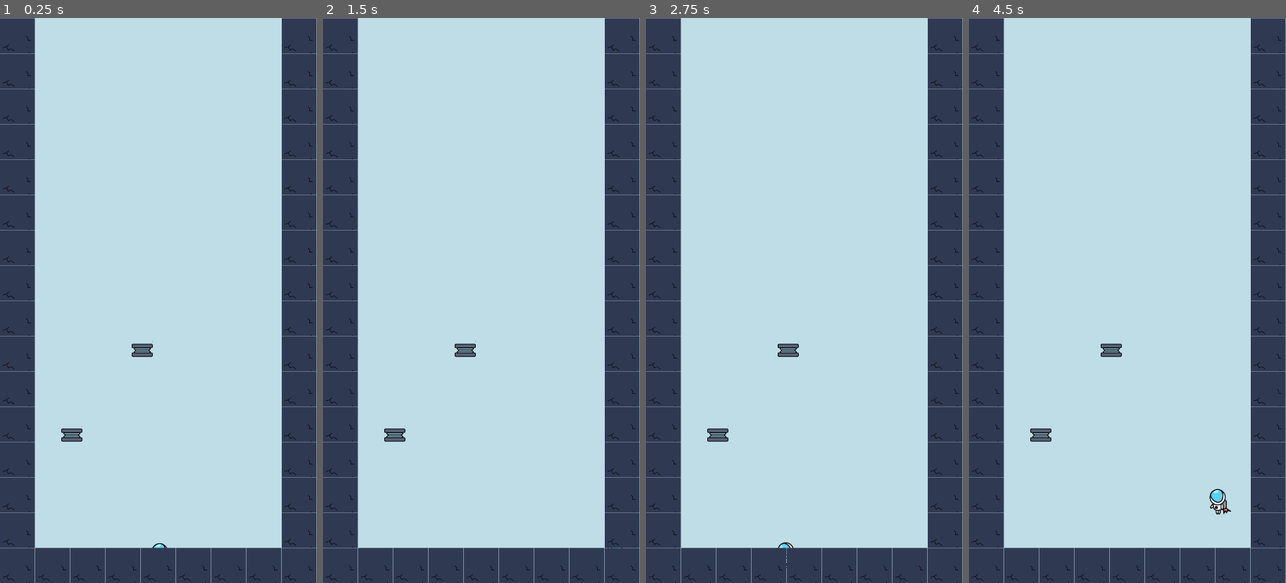
Above: before the commit, frames 1-4 (left to right).
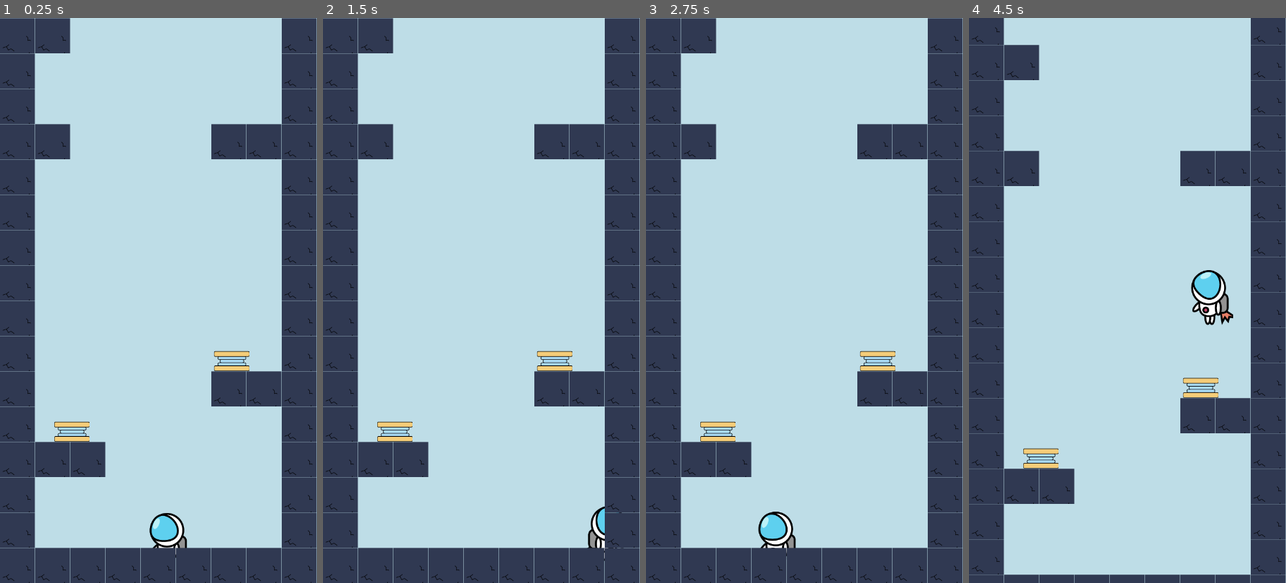
Above: after the commit, the same moments.

Repository: anyu/space-escape
Game: Godot game, scene res://scenes/World.tscn
Two runs of this game, one before a commit and one after it. Both use one fixed random seed, a clock stepped at 60 frames per second and the inputs below.
Inputs:
- Up to frame 1 (0.25 s): no input
- Up to frame 2 (1.5 s): tap Enter at 0.5 s; hold D (move_right) from 0.53 s (still down); tap Space (jump) at 0.6, 0.77, 1.07, 1.35 s
- Up to frame 3 (2.75 s): tap Space (jump) at 1.52, 1.82, 2, 2.1 s; release D (move_right) at 2.03 s; hold A (move_left) from 2.03 s (still down)
- Up to frame 4 (4.5 s): release A (move_left) at 2.78 s; hold D (move_right) 2.78-4.28 s; tap Space (jump) at 2.85, 3.02, 3.32, 3.6, 3.77, 4.07, 4.35 s; hold A (move_left) from 4.28 s (still down)

The runs differ from the first frame. In frame 1, 6.9% of the frame differs, in the area x 11-89%, y 0-96%; in frame 2, 6.7%; in frame 3, 6.9%; in frame 4, 13%, in the area x 0-100%, y 0-100%.

Commit message:
blergh why things offsettt

Diff:
--- a/scenes/Player.tscn
+++ b/scenes/Player.tscn
@@ -1,13 +1,10 @@
-[gd_scene load_steps=9 format=2]
+[gd_scene load_steps=8 format=2]
 
 [ext_resource path="res://images/player_spritesheet.png" type="Texture" id=1]
 [ext_resource path="res://scripts/Player.gd" type="Script" id=2]
 
 [sub_resource type="RectangleShape2D" id=1]
-extents = Vector2( 20, 30 )
-
-[sub_resource type="CircleShape2D" id=2]
-radius = 8.0
+extents = Vector2( 42.625, 63 )
 
 [sub_resource type="Animation" id=5]
 length = 0.001
@@ -23,29 +20,65 @@
 "update": 0,
 "values": [ Rect2( 64, 0, 64, 64 ) ]
 }
+tracks/1/type = "value"
+tracks/1/path = NodePath(".:frame_coords")
+tracks/1/interp = 1
+tracks/1/loop_wrap = true
+tracks/1/imported = false
+tracks/1/enabled = true
+tracks/1/keys = {
+"times": PoolRealArray( 0 ),
+"transitions": PoolRealArray( 1 ),
+"update": 0,
+"values": [ Vector2( 1, 1 ) ]
+}
+tracks/2/type = "value"
+tracks/2/path = NodePath(".:frame")
+tracks/2/interp = 1
+tracks/2/loop_wrap = true
+tracks/2/imported = false
+tracks/2/enabled = true
+tracks/2/keys = {
+"times": PoolRealArray( 0 ),
+"transitions": PoolRealArray( 1 ),
+"update": 0,
+"values": [ 3 ]
+}
 
 [sub_resource type="Animation" id=3]
 resource_name = "idle"
-
-[sub_resource type="Animation" id=4]
-resource_name = "jump"
 tracks/0/type = "value"
-tracks/0/path = NodePath(".:region_rect")
+tracks/0/path = NodePath(".:frame")
 tracks/0/interp = 1
 tracks/0/loop_wrap = true
 tracks/0/imported = false
 tracks/0/enabled = true
 tracks/0/keys = {
-"times": PoolRealArray( 0.1 ),
+"times": PoolRealArray( 0 ),
 "transitions": PoolRealArray( 1 ),
-"update": 0,
-"values": [ Rect2( 64, 64, 64, 64 ) ]
+"update": 1,
+"values": [ 3 ]
+}
+
+[sub_resource type="Animation" id=4]
+resource_name = "jump"
+tracks/0/type = "value"
+tracks/0/path = NodePath(".:frame")
+tracks/0/interp = 1
+tracks/0/loop_wrap = true
+tracks/0/imported = false
+tracks/0/enabled = true
+tracks/0/keys = {
+"times": PoolRealArray( 0, 0.1 ),
+"transitions": PoolRealArray( 1, 1 ),
+"update": 1,
+"values": [ 3, 4 ]
 }
 
 [sub_resource type="Animation" id=6]
 resource_name = "walk"
 tracks/0/type = "value"
-tracks/0/path = NodePath(".:region_rect")
+tracks/0/path = NodePath(".:frame")
 tracks/0/interp = 1
 tracks/0/loop_wrap = false
 tracks/0/imported = false
@@ -54,25 +87,23 @@
 "times": PoolRealArray( 0, 0.1, 0.2, 0.3 ),
 "transitions": PoolRealArray( 1, 1, 1, 1 ),
 "update": 1,
-"values": [ Rect2( 0, 0, 64, 64 ), Rect2( 64, 0, 64, 64 ), Rect2( 128, 0, 64, 64 ), Rect2( 64, 0, 64, 64 ) ]
+"values": [ 3, 2, 3, 2 ]
 }
 
 [node name="Player" type="KinematicBody2D"]
 script = ExtResource( 2 )
 
 [node name="CollisionShape2D" type="CollisionShape2D" parent="."]
-position = Vector2( 3, -6 )
+position = Vector2( 3.375, -7 )
 shape = SubResource( 1 )
 
-[node name="CollisionShape2D2" type="CollisionShape2D" parent="."]
-position = Vector2( 0, 15 )
-shape = SubResource( 2 )
-
 [node name="Sprite" type="Sprite" parent="."]
-position = Vector2( -2, -8 )
+position = Vector2( 4, -8 )
 texture = ExtResource( 1 )
-region_enabled = true
-region_rect = Rect2( 80, 0, 80, 80 )
+hframes = 3
+vframes = 2
+frame = 3
+region_rect = Rect2( 64, 0, 64, 64 )
 
 [node name="AnimationPlayer" type="AnimationPlayer" parent="."]
 root_node = NodePath("../Sprite")
--- a/scenes/Spring.tscn
+++ b/scenes/Spring.tscn
@@ -4,7 +4,7 @@
 [ext_resource path="res://images/springs.png" type="Texture" id=2]
 
 [sub_resource type="RectangleShape2D" id=1]
-extents = Vector2( 13.5, 8 )
+extents = Vector2( 161.5, 125 )
 
 [sub_resource type="Animation" id=2]
 length = 0.001
@@ -56,13 +56,14 @@
 script = ExtResource( 1 )
 
 [node name="Sprite" type="Sprite" parent="."]
-position = Vector2( 163, 940 )
-scale = Vector2( 0.822269, 0.818876 )
+position = Vector2( 119, 978 )
+scale = Vector2( 4, 4 )
 texture = ExtResource( 2 )
+offset = Vector2( 11, -9.5 )
 hframes = 2
 
 [node name="CollisionShape2D" type="CollisionShape2D" parent="."]
-position = Vector2( 163.5, 943 )
+position = Vector2( 162.5, 940 )
 shape = SubResource( 1 )
 
 [node name="AnimationPlayer" type="AnimationPlayer" parent="."]
--- a/scenes/Tiles.tscn
+++ b/scenes/Tiles.tscn
@@ -3,26 +3,17 @@
 [ext_resource path="res://images/tiles.png" type="Texture" id=1]
 
 [sub_resource type="RectangleShape2D" id=1]
-extents = Vector2( 80, 80 )
+extents = Vector2( 40.4, 40 )
 
 [node name="Tiles" type="Node2D"]
 
 [node name="Sprite" type="Sprite" parent="."]
+position = Vector2( 40, 40 )
 texture = ExtResource( 1 )
-region_enabled = true
-region_rect = Rect2( 0, 0, 80, 80 )
+vframes = 2
+region_rect = Rect2( 132, 146, 0, 0 )
 
 [node name="StaticBody2D" type="StaticBody2D" parent="Sprite"]
 
 [node name="CollisionShape2D" type="CollisionShape2D" parent="Sprite/StaticBody2D"]
 shape = SubResource( 1 )
-
-[node name="Sprite2" type="Sprite" parent="."]
-texture = ExtResource( 1 )
-region_enabled = true
-region_rect = Rect2( 0, 80, 80, 80 )
-
-[node name="StaticBody2D" type="StaticBody2D" parent="Sprite2"]
-
-[node name="CollisionShape2D" type="CollisionShape2D" parent="Sprite2/StaticBody2D"]
-shape = SubResource( 1 )
--- a/scenes/World.tscn
+++ b/scenes/World.tscn
@@ -6,7 +6,7 @@
 [ext_resource path="res://scripts/Spring.gd" type="Script" id=4]
 
 [sub_resource type="RectangleShape2D" id=1]
-extents = Vector2( 24, 14.6719 )
+extents = Vector2( 39.5, 22.5 )
 
 [sub_resource type="Animation" id=2]
 length = 0.001
@@ -103,7 +103,7 @@
 [node name="World" type="Node2D"]
 
 [node name="Player" parent="." instance=ExtResource( 2 )]
-position = Vector2( 363, 1180 )
+position = Vector2( 381, 1147 )
 
 [node name="Camera2D" type="Camera2D" parent="Player"]
 current = true
@@ -118,19 +118,18 @@
 cell_quadrant_size = 1
 cell_custom_transform = Transform2D( 80, 0, 0, 80, 0, 0 )
 format = 1
-tile_data = PoolIntArray( -1179648, 0, 0, -1179640, 0, 0, -1 …(479 unchanged characters)… 0, -65536, 0, 0, -65528, 0, 0, 0, 0, 0, 8, 0, 0, 65536, 0, 0, 65544, 0, 0, 131072, 0, 0, 131080, 0, 0, 196608, 0, 0, 196616, 0, 0, 262144, 0, 0, 262152, 0, 0, 327680, 0, 0, 327688, 0, 0, 393216, 0, 0, 393224, 0, 0, 458752, 0, 0, 458760, 0, 0, 524288, 0, 0, 524296, 0, 0, 589824, 0, 0, 589832, 0, 0, 655360, 0, 0, 655368, 0, 0, 720896, 0, 0, 720904, 0, 0, 786432, 0, 0, 786440, 0, 0, 851968, 0, 0, 8519 …(164 unchanged characters)…
+tile_data = PoolIntArray( -1179648, 0, 0, -1179640, 0, 0, -1 …(479 unchanged characters)… 0, -65536, 0, 0, -65528, 0, 0, 0, 0, 0, 1, 0, 0, 8, 0, 0, 65536, 0, 0, 65544, 0, 0, 131072, 0, 0, 131080, 0, 0, 196608, 0, 0, 196609, 0, 0, 196614, 0, 0, 196615, 0, 0, 196616, 0, 0, 262144, 0, 0, 262152, 0, 0, 327680, 0, 0, 327688, 0, 0, 393216, 0, 0, 393224, 0, 0, 458752, 0, 0, 458760, 0, 0, 524288, 0, 0, 524296, 0, 0, 589824, 0, 0, 589832, 0, 0, 655360, 0, 0, 655366, 0, 0, 655367, 0, 0, 655368, 0, 0, 720896, 0, 0, 720904, 0, 0, 786432, 0, 0, 786433, 0, 0, 786434, 0, 0, 786440, 0, 0, 851968, 0, 0, 8519 …(164 unchanged characters)…
 
 [node name="Spring" type="Area2D" parent="."]
 script = ExtResource( 4 )
 
 [node name="Sprite" type="Sprite" parent="Spring"]
-position = Vector2( 163, 940 )
-scale = Vector2( 0.822269, 0.818876 )
+position = Vector2( 163, 929 )
 texture = ExtResource( 3 )
 hframes = 2
 
 [node name="CollisionShape2D" type="CollisionShape2D" parent="Spring"]
-position = Vector2( 163, 945 )
+position = Vector2( 164, 937 )
 shape = SubResource( 1 )
 
 [node name="AnimationPlayer" type="AnimationPlayer" parent="Spring"]
@@ -144,13 +143,12 @@
 script = ExtResource( 4 )
 
 [node name="Sprite" type="Sprite" parent="Spring2"]
-position = Vector2( 163, 940 )
-scale = Vector2( 0.822269, 0.818876 )
+position = Vector2( 366, 961 )
 texture = ExtResource( 3 )
 hframes = 2
 
 [node name="CollisionShape2D" type="CollisionShape2D" parent="Spring2"]
-position = Vector2( 163, 945 )
+position = Vector2( 366, 969 )
 shape = SubResource( 1 )
 
 [node name="AnimationPlayer" type="AnimationPlayer" parent="Spring2"]
--- a/scripts/Player.gd
+++ b/scripts/Player.gd
@@ -1,10 +1,10 @@
 extends KinematicBody2D
 
 const MOVE_SPEED = 500
-const JUMP_FORCE = 1200
+const JUMP_FORCE = 1500
 const GRAVITY = 50
-const MAX_FALL_SPEED = 1000
-const SPRING_FORCE = 1500
+const MAX_FALL_SPEED = 1500
+const SPRING_FORCE = 2000
 
 onready var animation_player = $AnimationPlayer
 onready var sprite = $Sprite
Binary file added: images/player_spritesheet-backup.png
Binary file changed: images/player_spritesheet.png
Binary file changed: images/springs.png
